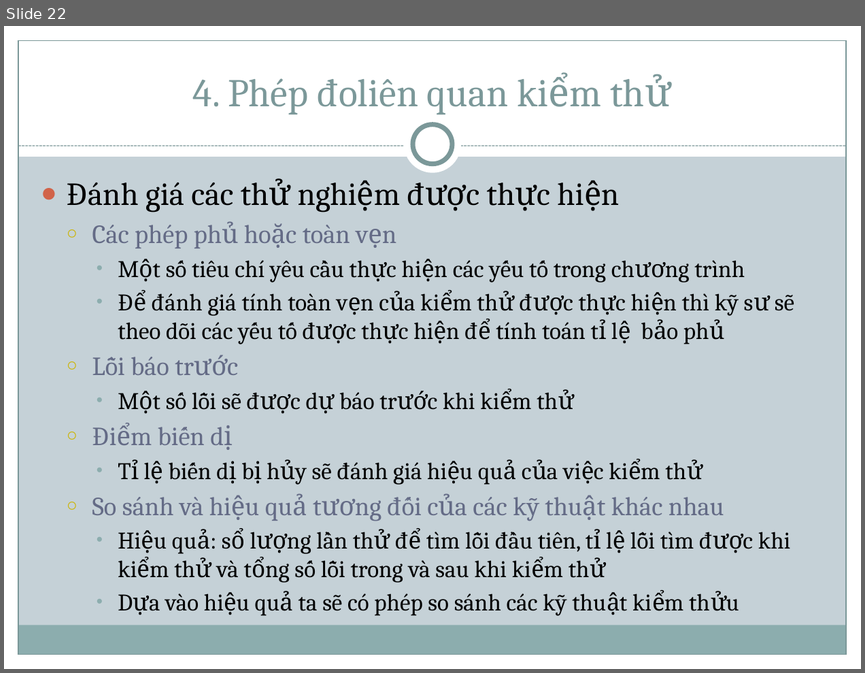
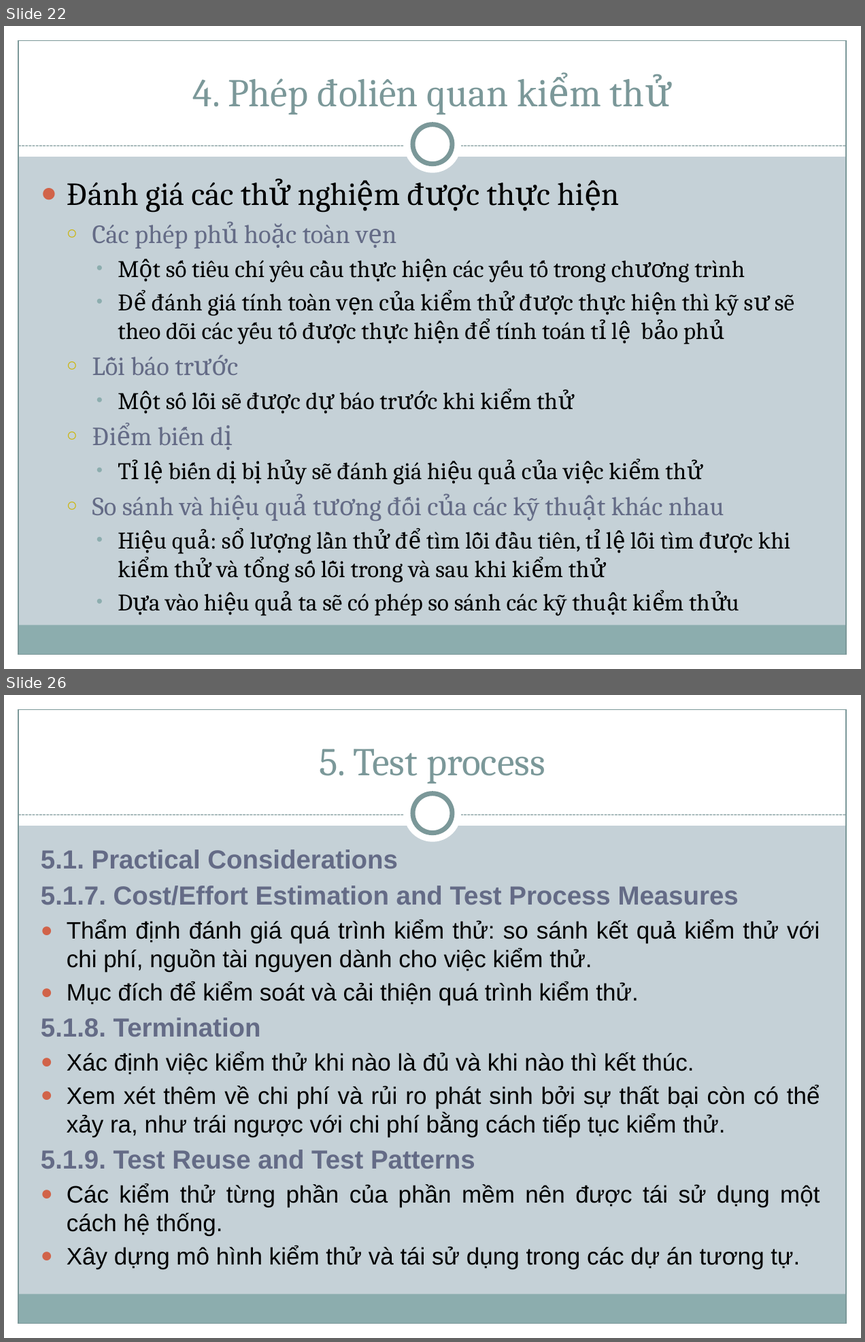
Before and after one commit to thienphamvan/chapter4, a slide deck: Slide/Chap 4 - Sofware Testing.pptx. Shown one above the other, each under a label of ours: slide 22 before the commit, slides 22 and 26 after it; the slides between them are not shown. The pictures are 865x673 and 865x1342 pixels, drawn with LibreOffice and Linux fonts; fonts in the diff are those of the drawing. Boxes give left, top, right and bottom in pixels: in the first picture for what was removed or moved away, otherwise in the second. Text is boxed around its words. In the diff, an @@ line names an element or a change of style, - is before the commit and + after.

```diff
--- a/Slide/Chap 4 - Sofware Testing.pptx
+++ b/Slide/Chap 4 - Sofware Testing.pptx
@@ slide 26 added at (4,695,861,1338), background #C5D1D7; not listed: 9 template elements that a slide beside it also shows @@
@@ title added at (319,749,545,783), 33 pt, text #7C999A @@
+5. Test process
@@ text added at (41,849,820,1269), 20 pt, text #000000 @@
+  5.1. Practical Considerations
+  5.1.7. Cost/Effort Estimation and Test Process Measures
+● Thẩm định đánh giá quá trình kiểm thử: so sánh kết quả kiểm thử với chi phí, nguồn tài nguyen dành cho việc kiểm thử.
+● Mục đích để kiểm soát và cải thiện quá trình kiểm thử.
+  5.1.8. Termination
+● Xác định việc kiểm thử khi nào là đủ và khi nào thì kết thúc.
+● Xem xét thêm về chi phí và rủi ro phát sinh bởi sự thất bại còn có thể xảy ra, như trái ngược với chi phí bằng cách tiếp tục kiểm thử.
+  5.1.9. Test Reuse and Test Patterns
+  ● Các kiểm thử từng phần của phần mềm nên được tái sử dụng một cách hệ thống.
+  ● Xây dựng mô hình kiểm thử và tái sử dụng trong các dự án tương tự.
```
Also in this commit, not shown: 10 other slides added.
